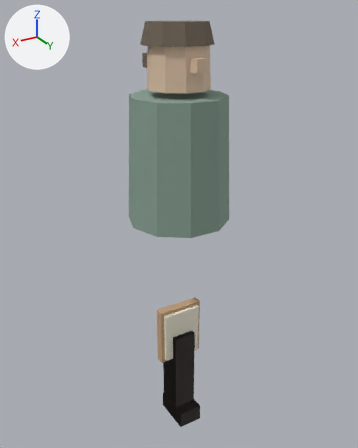
A saved change to the glTF model assets/npc_wren.glb.
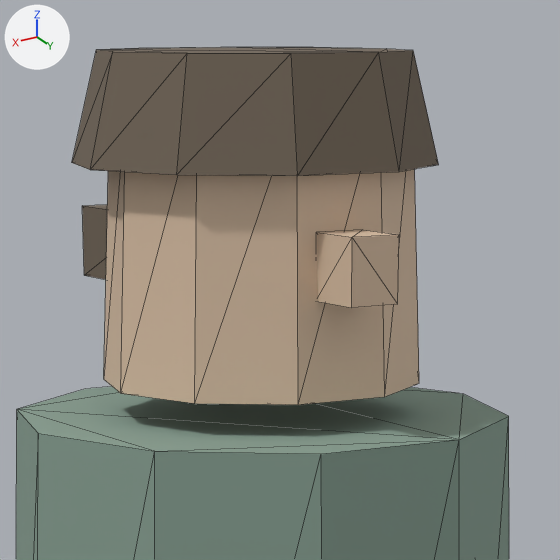
The first picture shows the older version from a camera (50 mm lens) standing at (1.26, 2.11, 1.73) and looking at (-0.04, -0.06, 0.65). The close-ups show the older and then the newer version on the part from 35% to 67% of the width and 2% to 28% of the height of that picture. Only the edits that show in the close-ups are written down. Every picture has the same lights, and +X, +Y and +Z are marked at upper left. The close-ups show mesh edges as thin lines.

Before the edit, the objects in view are built like this:
```python
me_hair = bpy.data.meshes.new('Hair')
me_hair.from_pydata(...)  # a 10-sided cut cone along z (radius 0.175 at the low end, 0.149 at the high end) spanning x -0.175..0.175, y -0.178..0.154, z 1.59..1.69
me_hair.materials.append(mat_hairc)  # brown #716556
me_head = bpy.data.meshes.new('Head')
me_head.from_pydata(...)  # a 10-sided cut cone along z (radius 0.155 at the low end, 0.143 at the high end) spanning x -0.155..0.155, y -0.147..0.147, z 1.39..1.65
me_head.materials.append(mat_skin)  # beige #ddc2a7
me_torso = bpy.data.meshes.new('Torso')
me_torso.from_pydata(...)  # a 10-sided cut cone along z (radius 0.27 at the low end, 0.243 at the high end) spanning x -0.27..0.27, y -0.257..0.257, z 0.72..1.36
me_torso.materials.append(mat_cloth)  # grey #88a093
ob_hair = bpy.data.objects.new('Hair', me_hair)
ob_hair.location = (0.0, 0.0, 0.0)
ob_head = bpy.data.objects.new('Head', me_head)
ob_head.location = (0.0, 0.0, 0.0)
ob_torso = bpy.data.objects.new('Torso', me_torso)
ob_torso.location = (0.0, 0.0, 0.0)
# also in view: 'HairTail' at (0.0, -0.22, 1.5); 'Nose' at (0.0, 0.17, 1.51)
```
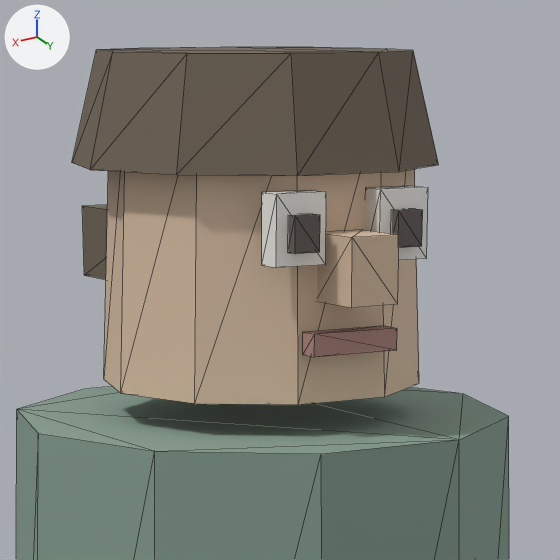
What differs and where, as boxes [x1, y1, x2, y2] in the close-ups (560 x 560 px):
'EyeWhiteR', added: after [262, 190, 326, 268]
'EyeWhiteL', added: after [366, 186, 428, 260]
'Mouth', added: after [303, 326, 397, 357]
'EyeIrisR', added: after [289, 214, 320, 254]
'EyeIrisL', added: after [392, 209, 423, 248]

What the commit changed:
Material 'Mouth' (mat_mouth) is new.
Its base color is (0.45, 0.25, 0.22) (pink #b38981).
Its roughness is 0.8.
Material 'EyeIris' (mat_eyeiris) is new.
Its base color is (0.13, 0.11, 0.1) (dark grey #655d59).
Its roughness is 0.35.
Material 'EyeWhite' (mat_eyewhite) is new.
Its base color is (0.93, 0.92, 0.88) (white #f7f6f1).
Its roughness is 0.35.
Mesh me_mouth is new.
It is a box spanning x -0.045..0.045, y 0.15..0.17, z 1.435..1.455.
It uses material mat_mouth (pink #b38981).
Mesh me_eyeirisr is new.
It is a box spanning x 0.042..0.068, y 0.161..0.173, z 1.526..1.558.
It uses material mat_eyeiris (dark grey #655d59).
Mesh me_eyewhiter is new.
It is a box spanning x 0.029..0.081, y 0.1375..0.1625, z 1.514..1.576.
It uses material mat_eyewhite (white #f7f6f1).
Mesh me_eyeirisl is new.
It is a box spanning x -0.068..-0.042, y 0.161..0.173, z 1.526..1.558.
It uses material mat_eyeiris (dark grey #655d59).
Mesh me_eyewhitel is new.
It is a box spanning x -0.081..-0.029, y 0.1375..0.1625, z 1.514..1.576.
It uses material mat_eyewhite (white #f7f6f1).
Object 'Mouth' (ob_mouth) is new; it shows me_mouth.
Its location is (0.0, 0.0, 0.0).
Object 'EyeIrisR' (ob_eyeirisr) is new; it shows me_eyeirisr.
Its location is (0.0, 0.0, 0.0).
Object 'EyeWhiteR' (ob_eyewhiter) is new; it shows me_eyewhiter.
Its location is (0.0, 0.0, 0.0).
Object 'EyeIrisL' (ob_eyeirisl) is new; it shows me_eyeirisl.
Its location is (0.0, 0.0, 0.0).
Object 'EyeWhiteL' (ob_eyewhitel) is new; it shows me_eyewhitel.
Its location is (0.0, 0.0, 0.0).
